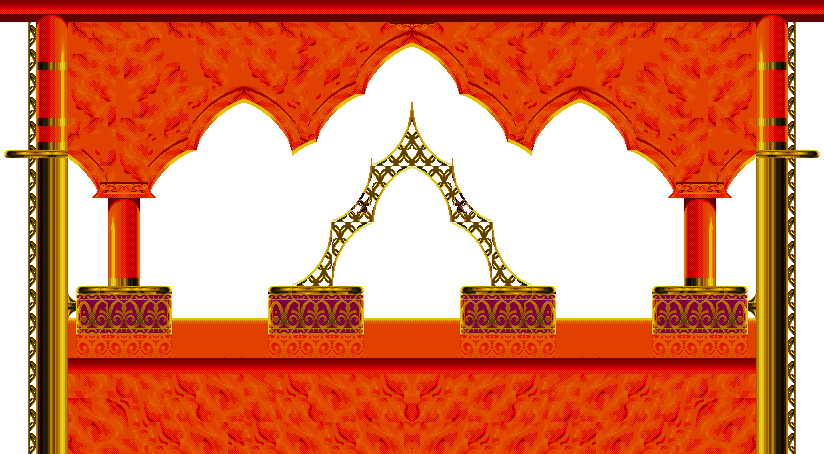
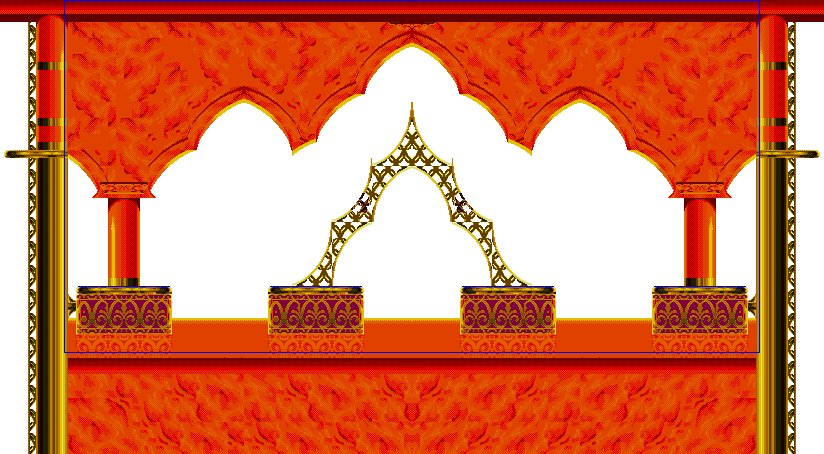
Layer changes from the first 824×454 image to the second:
added group "Group 1" with 8 layers above "_" over [64, 0, 760, 353]
added layer "Bậc copy 3" in group "Group 1" over [654, 286, 746, 287]
added layer "Bậc copy 2" in group "Group 1" over [462, 286, 554, 287]
added layer "Bậc copy" in group "Group 1" over [270, 286, 362, 287]
added layer "Bậc" in group "Group 1" over [78, 286, 170, 287]
added layer "Dọc" (1st of 2, in "Group 1") in group "Group 1" over [64, 0, 65, 353]
added layer "Dọc" (2nd of 2, in "Group 1") in group "Group 1" over [759, 0, 760, 353]
added layer "Ngang copy" in group "Group 1" over [64, 0, 759, 1]
added layer "Ngang" in group "Group 1" over [65, 352, 760, 353]
